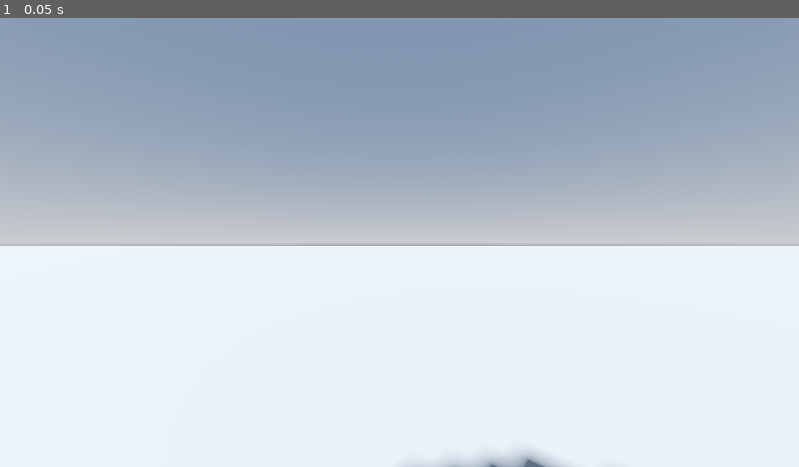
Above: before the commit, frame 1.
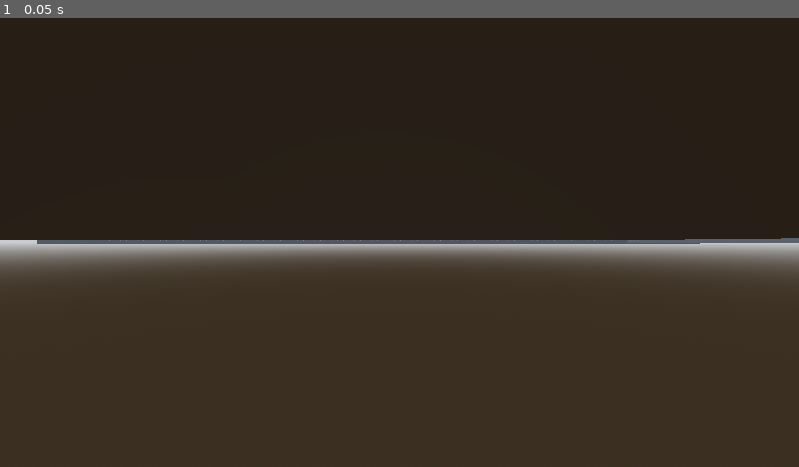
Above: after the commit, the same moment.

Repository: that404nerd/godot_game
Game: Godot game, scene res://scenes/main.tscn
Same seed, same stepped clock (60 frames per second), same inputs: the game is played once before the commit and once after it.
Inputs:
- Up to frame 1 (0.05 s): no input

The runs differ from the first frame. In frame 1, 99% of the frame differs, in the area x 0-100%, y 0-100%.

Commit message:
smtg

Diff:
--- a/build/FPSProject-install/FPSProject/project.godot
+++ b/build/FPSProject-install/FPSProject/project.godot
@@ -25,7 +25,7 @@
 
 [display]
 
-window/size/mode=2
+window/subwindows/embed_subwindows=false
 
 [editor_plugins]
 
@@ -76,8 +76,10 @@
 
 [physics]
 
+3d/run_on_separate_thread=true
 3d/physics_engine="Jolt Physics"
 
 [rendering]
 
 textures/canvas_textures/default_texture_filter=0
+anti_aliasing/quality/use_taa=true
--- a/build/FPSProject-install/FPSProject/scenes/main.tscn
+++ b/build/FPSProject-install/FPSProject/scenes/main.tscn
@@ -15,51 +15,163 @@
 tonemap_mode = 2
 glow_enabled = true
 
-[node name="Game" type="Node3D"]
+[sub_resource type="BoxMesh" id="BoxMesh_o5qli"]
+
+[sub_resource type="BoxShape3D" id="BoxShape3D_0wfyh"]
+
+[node name="Game" type="Game"]
 
 [node name="WorldEnvironment" type="WorldEnvironment" parent="."]
 environment = SubResource("Environment_sugp2")
 
 [node name="DirectionalLight3D" type="DirectionalLight3D" parent="."]
-transform = Transform3D(0.766042, 0.556673, -0.321394, 2.70852e-08, 0.499998, 0.866027, 0.64279, -0.663413, 0.383019, 7.6, 11.3148, 0)
+transform = Transform3D(0.766044, 0.55667, -0.321394, 0, 0.5, 0.866025, 0.642788, -0.663414, 0.383022, 7.6, 11.31, 0)
 shadow_enabled = true
 
 [node name="Player" parent="." instance=ExtResource("1_o5qli")]
-transform = Transform3D(1, 0, 0, 0, 1, 0, 0, 0, 1, 0, 4.85571, -7.25304)
+transform = Transform3D(0.957486, 0, 0.288481, 0, 1, 0, -0.288481, 0, 0.957486, -65.604, 4.4401, 49.8853)
+slide_on_ceiling = false
 
-[node name="CSGBox3D" type="CSGBox3D" parent="."]
-transform = Transform3D(1, 0, 0, 0, 1, 0, 0, 0, 1, 3.93111, -0.62018, 0.396439)
+[node name="MeshInstance3D" type="MeshInstance3D" parent="."]
+transform = Transform3D(118.717, 0, 0, 0, 0.2, 0, 0, 0, 121.413, -13.3584, 1.00031, 0.462364)
+mesh = SubResource("BoxMesh_o5qli")
+skeleton = NodePath("../..")
+
+[node name="StaticBody3D" type="StaticBody3D" parent="MeshInstance3D"]
+
+[node name="CollisionShape3D" type="CollisionShape3D" parent="MeshInstance3D/StaticBody3D"]
+shape = SubResource("BoxShape3D_0wfyh")
+
+[node name="MeshInstance3D2" type="MeshInstance3D" parent="."]
+transform = Transform3D(129.789, 0, 0, 0, -8.74228e-09, -39.6671, 0, 0.2, -1.7339e-06, -6, 20.0003, -57.3858)
+gi_mode = 2
+mesh = SubResource("BoxMesh_o5qli")
+skeleton = NodePath("../..")
+
+[node name="StaticBody3D" type="StaticBody3D" parent="MeshInstance3D2"]
+
+[node name="CollisionShape3D" type="CollisionShape3D" parent="MeshInstance3D2/StaticBody3D"]
+shape = SubResource("BoxShape3D_0wfyh")
+
+[node name="MeshInstance3D3" type="MeshInstance3D" parent="."]
+transform = Transform3D(129.789, 0, 0, 0, -8.74228e-09, -39.1186, 0, 0.2, -1.70993e-06, -6, 20.1923, 58.8584)
+gi_mode = 2
+mesh = SubResource("BoxMesh_o5qli")
+skeleton = NodePath("../..")
+
+[node name="StaticBody3D" type="StaticBody3D" parent="MeshInstance3D3"]
+
+[node name="CollisionShape3D" type="CollisionShape3D" parent="MeshInstance3D3/StaticBody3D"]
+shape = SubResource("BoxShape3D_0wfyh")
+
+[node name="MeshInstance3D4" type="MeshInstance3D" parent="."]
+transform = Transform3D(-5.10593e-06, 0.2, -1.7145e-06, 0, -8.74228e-09, -39.2232, -116.81, -8.74228e-09, -6.44056e-14, 44.6361, 20.0003, 0.462364)
+gi_mode = 2
+mesh = SubResource("BoxMesh_o5qli")
+skeleton = NodePath("../..")
+
+[node name="StaticBody3D" type="StaticBody3D" parent="MeshInstance3D4"]
+
+[node name="CollisionShape3D" type="CollisionShape3D" parent="MeshInstance3D4/StaticBody3D"]
+shape = SubResource("BoxShape3D_0wfyh")
+
+[node name="MeshInstance3D5" type="MeshInstance3D" parent="."]
+transform = Transform3D(-5.10593e-06, 0.2, -1.68901e-06, 0, -8.74228e-09, -38.64, -116.81, -8.74228e-09, -6.34479e-14, -70.9042, 20.4055, 0.462364)
+gi_mode = 2
+mesh = SubResource("BoxMesh_o5qli")
+skeleton = NodePath("../..")
+
+[node name="StaticBody3D" type="StaticBody3D" parent="MeshInstance3D5"]
+
+[node name="CollisionShape3D" type="CollisionShape3D" parent="MeshInstance3D5/StaticBody3D"]
+shape = SubResource("BoxShape3D_0wfyh")
+
+[node name="MeshInstance3D6" type="MeshInstance3D" parent="."]
+transform = Transform3D(129.965, 0, 0, 0, 0.2, 0, 0, 0, 117.196, -6, 39.5846, 126.176)
+gi_mode = 2
+mesh = SubResource("BoxMesh_o5qli")
+skeleton = NodePath("../..")
+
+[node name="StaticBody3D" type="StaticBody3D" parent="MeshInstance3D6"]
+
+[node name="CollisionShape3D" type="CollisionShape3D" parent="MeshInstance3D6/StaticBody3D"]
+shape = SubResource("BoxShape3D_0wfyh")
+
+[node name="LevelSkeleton" type="CSGCombiner3D" parent="."]
 use_collision = true
-size = Vector3(500, 1, 100)
 
-[node name="CSGBox3D" type="CSGBox3D" parent="CSGBox3D"]
-transform = Transform3D(1, 0, 0, 0, 1, 0, 0, 0, 1, 4.28474, 3.15892, 3.2)
-size = Vector3(5.7, 5, 0.2)
+[node name="CSGBox3D" type="CSGBox3D" parent="LevelSkeleton"]
+transform = Transform3D(3, 0, 0, 0, 3, 0, 0, 0, 3, -53.0374, 2.49796, 31.2298)
+use_collision = true
 
-[node name="CSGBox3D2" type="CSGBox3D" parent="CSGBox3D"]
-transform = Transform3D(1, 0, 0, 0, 1, 0, 0, 0, 1, 5.06948, 3.18409, -2.1)
-size = Vector3(5.7, 4.9, 0.2)
+[node name="CSGPolygon3D" type="CSGPolygon3D" parent="LevelSkeleton"]
+transform = Transform3D(1, 0, 0, 0, 1, 0, 0, 0, 1, -32.4333, 5.47458, 58.3366)
+polygon = PackedVector2Array(-13.1276, -5.5934, 0, 1, 39.7269, 0.638943, 40.6959, -5.49808)
+depth = 24.08
+smooth_faces = true
 
-[node name="CSGBox3D5" type="CSGBox3D" parent="CSGBox3D"]
-transform = Transform3D(1, 0, 0, 0, 1, 0, 0, 0, 1, -12.9841, 3.008, 4.77962)
-size = Vector3(16, 3, 2.12695)
+[node name="MeshInstance3D3" type="MeshInstance3D" parent="LevelSkeleton/CSGPolygon3D"]
+transform = Transform3D(3.36578, 0, 0, 0, -8.74228e-09, -5.68758, 0, 0.2, -2.48612e-07, 27.4164, 3.54492, -23.9342)
+gi_mode = 2
+mesh = SubResource("BoxMesh_o5qli")
+skeleton = NodePath("../..")
 
-[node name="CSGBox3D6" type="CSGBox3D" parent="CSGBox3D"]
-transform = Transform3D(0.45713, 0, 0, 0, 1.47668, 0, 0, 0, 1, -15, 2.82126, 16.7103)
-size = Vector3(16, 3, 2.12695)
+[node name="StaticBody3D" type="StaticBody3D" parent="LevelSkeleton/CSGPolygon3D/MeshInstance3D3"]
 
-[node name="CSGBox3D7" type="CSGBox3D" parent="CSGBox3D"]
-transform = Transform3D(0.312281, 0, 0, 0, 1.49723, 0, 0, 0, 2.7142, -18.5443, 2.86367, 21.4845)
-size = Vector3(16, 3.13672, 2.12695)
+[node name="CollisionShape3D" type="CollisionShape3D" parent="LevelSkeleton/CSGPolygon3D/MeshInstance3D3/StaticBody3D"]
+shape = SubResource("BoxShape3D_0wfyh")
 
-[node name="CSGBox3D8" type="CSGBox3D" parent="CSGBox3D"]
-transform = Transform3D(0.285272, 0, 0, 0, 1.08771, 0, 0, 0, 2.89591, -13.3957, 2.47978, 21.8928)
-size = Vector3(16, 3.13672, 2.12695)
+[node name="MeshInstance3D4" type="MeshInstance3D" parent="LevelSkeleton/CSGPolygon3D"]
+transform = Transform3D(3.36578, 0, 0, 0, -8.74228e-09, -5.68758, 0, 0.2, -2.48612e-07, 30.954, 3.54492, -23.9342)
+gi_mode = 2
+mesh = SubResource("BoxMesh_o5qli")
+skeleton = NodePath("../..")
 
-[node name="CSGBox3D9" type="CSGBox3D" parent="CSGBox3D"]
-transform = Transform3D(0.284152, 0, 0, 0, 1.14496, 0, 0, 0, 2.63295, -8.13679, 1.81662, 22.2447)
-size = Vector3(16, 1.86145, 2.77331)
+[node name="StaticBody3D" type="StaticBody3D" parent="LevelSkeleton/CSGPolygon3D/MeshInstance3D4"]
 
-[node name="CSGBox3D10" type="CSGBox3D" parent="CSGBox3D"]
-transform = Transform3D(0.231346, 0, 0, 0, 1.52778, 0, 0, 0, 3.77316, -3.20799, 1.21499, 21.908)
-size = Vector3(16, 0.74469, 2.12695)
+[node name="CollisionShape3D" type="CollisionShape3D" parent="LevelSkeleton/CSGPolygon3D/MeshInstance3D4/StaticBody3D"]
+shape = SubResource("BoxShape3D_0wfyh")
+
+[node name="MeshInstance3D5" type="MeshInstance3D" parent="LevelSkeleton/CSGPolygon3D"]
+transform = Transform3D(3.36578, 0, 0, 0, -8.74228e-09, -5.68758, 0, 0.2, -2.48612e-07, 34.3994, 3.54492, -23.9342)
+gi_mode = 2
+mesh = SubResource("BoxMesh_o5qli")
+skeleton = NodePath("../..")
+
+[node name="StaticBody3D" type="StaticBody3D" parent="LevelSkeleton/CSGPolygon3D/MeshInstance3D5"]
+
+[node name="CollisionShape3D" type="CollisionShape3D" parent="LevelSkeleton/CSGPolygon3D/MeshInstance3D5/StaticBody3D"]
+shape = SubResource("BoxShape3D_0wfyh")
+
+[node name="MeshInstance3D6" type="MeshInstance3D" parent="LevelSkeleton/CSGPolygon3D"]
+transform = Transform3D(3.36578, 0, 0, 0, -8.74228e-09, -5.68758, 0, 0.2, -2.48612e-07, 37.9257, 3.54492, -23.9342)
+gi_mode = 2
+mesh = SubResource("BoxMesh_o5qli")
+skeleton = NodePath("../..")
+
+[node name="StaticBody3D" type="StaticBody3D" parent="LevelSkeleton/CSGPolygon3D/MeshInstance3D6"]
+
+[node name="CollisionShape3D" type="CollisionShape3D" parent="LevelSkeleton/CSGPolygon3D/MeshInstance3D6/StaticBody3D"]
+shape = SubResource("BoxShape3D_0wfyh")
+
+[node name="CSGBox3D2" type="CSGBox3D" parent="LevelSkeleton"]
+transform = Transform3D(1, 0, 0, 0, 1, 0, 0, 0, 16.7598, 14.4374, 6.86957, 45.5248)
+size = Vector3(14.4536, 11.5203, 1.34933)
+
+[node name="CSGBox3D3" type="CSGBox3D" parent="LevelSkeleton"]
+transform = Transform3D(1, 0, 0, 0, 1, 0, 0, 0, 16.7598, 14.4374, 6.86957, 28.0134)
+size = Vector3(14.4536, 11.5203, 0.744492)
+
+[node name="CSGBox3D4" type="CSGBox3D" parent="LevelSkeleton"]
+transform = Transform3D(1, 0, 0, 0, 1, 0, 0, 0, 16.7598, 14.4374, 4.14792, 18.5007)
+size = Vector3(14.4536, 6.07697, 0.39373)
+
+[node name="CSGBox3D5" type="CSGBox3D" parent="LevelSkeleton"]
+transform = Transform3D(1, 0, 0, 0, 1, 0, 0, 0, 16.7598, 14.4374, 4.14792, 5.98103)
+size = Vector3(14.4536, 6.07697, 1.88774)
+
+[node name="TextDebugLayer" type="CanvasLayer" parent="."]
+
+[node name="FPSLabel" type="Label" parent="TextDebugLayer"]
+offset_right = 277.0
+offset_bottom = 81.0
Not shown: 1 places in build/FPSProject-install/FPSProject/scenes/main.tscn that only renumber resources
Not shown, changed: src/game.cpp
Not shown, changed: src/game.h
Not shown, changed: src/globals.h
Not shown, changed: src/player.cpp
Not shown, changed: src/player.h
